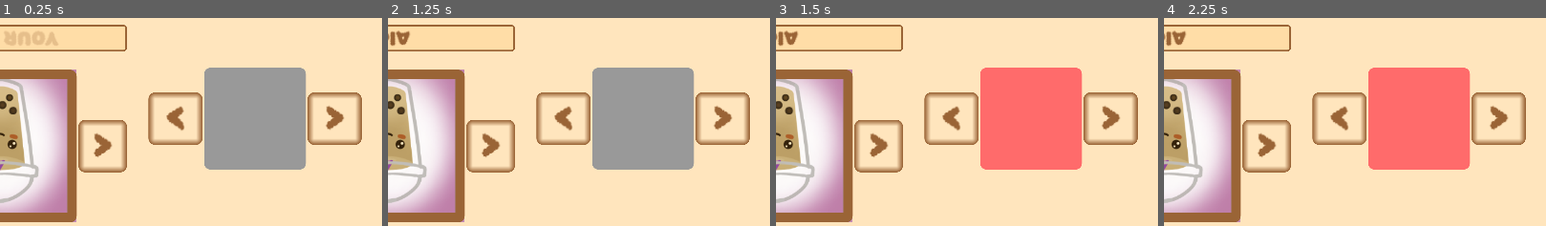
Above: before the commit, frames 1-4 (left to right).
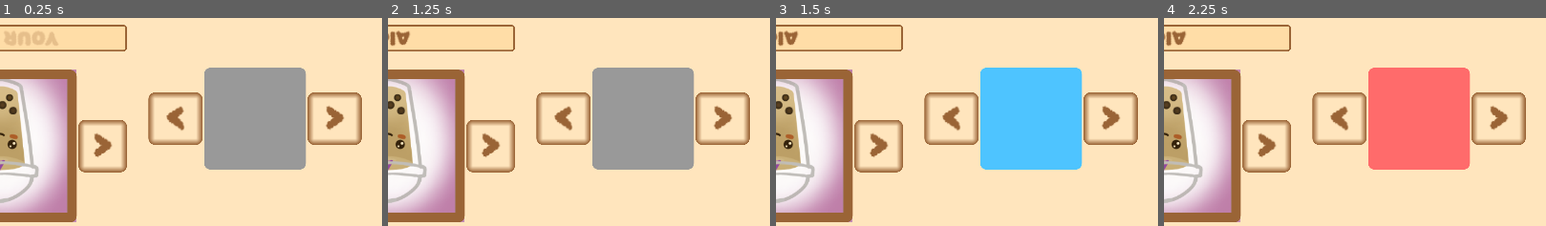
Above: after the commit, the same moments.

Repository: ElQDuck/guinea-piggies
Game: Godot game, scene res://scenes/profile_setup.tscn
Same seed, same stepped clock (60 frames per second), same inputs: the game is played once before the commit and once after it. This scene is started directly instead of the project's main scene.
Inputs (mouse positions are % of the whole screen's width and height, from its top left):
- Up to frame 1 (0.25 s): no input
- Up to frame 2 (1.25 s): click (50, 5) at 0.52 s; type "Alex" at 0.6 s; click (50, 95) at 0.75 s; type "Alex" at 0.83 s
- Up to frame 3 (1.5 s): click "<" at 1.25 s
- Up to frame 4 (2.25 s): click ">" at 2 s
The pictures show only the part of the screen within x 50-100%, y 0-50%; the shares and areas given below are measured in that part.

Frames 1-2 are identical in both runs. In frame 3, 13% of the frame differs, in the area x 53-81%, y 23-73%; in frame 4, nothing differs.

Commit message:
feat: color selection logic

Diff:
--- a/scripts/profile_setup_player.gd
+++ b/scripts/profile_setup_player.gd
@@ -9,6 +9,7 @@
 @export var input_player_name: LineEdit
 @export var ready_button: Button
 
+var selected_color_index: int = 0
 var color_combinations: Array = [
 	{"primary": Color("ff6b6b"),
 	"secondary": Color("f7b7bb"),
@@ -45,11 +46,20 @@
 
 
 func _on_color_button_left_pressed():
-	print("left")
+	if selected_color_index == 0:
+		selected_color_index = color_combinations.size() - 1
+	else:
+		selected_color_index -= 1
 	var colorPreviewStyleBox: StyleBoxFlat = color_preview.get_theme_stylebox("panel").duplicate()
-	colorPreviewStyleBox.set("bg_color", color_combinations[0]["primary"])
+	colorPreviewStyleBox.set("bg_color", color_combinations[selected_color_index]["primary"])
 	color_preview.add_theme_stylebox_override("panel", colorPreviewStyleBox)
 
 
 func _on_color_button_right_pressed():
-	print("right")
+	if selected_color_index == color_combinations.size() - 1:
+		selected_color_index = 0
+	else:
+		selected_color_index += 1
+	var colorPreviewStyleBox: StyleBoxFlat = color_preview.get_theme_stylebox("panel").duplicate()
+	colorPreviewStyleBox.set("bg_color", color_combinations[selected_color_index]["primary"])
+	color_preview.add_theme_stylebox_override("panel", colorPreviewStyleBox)
